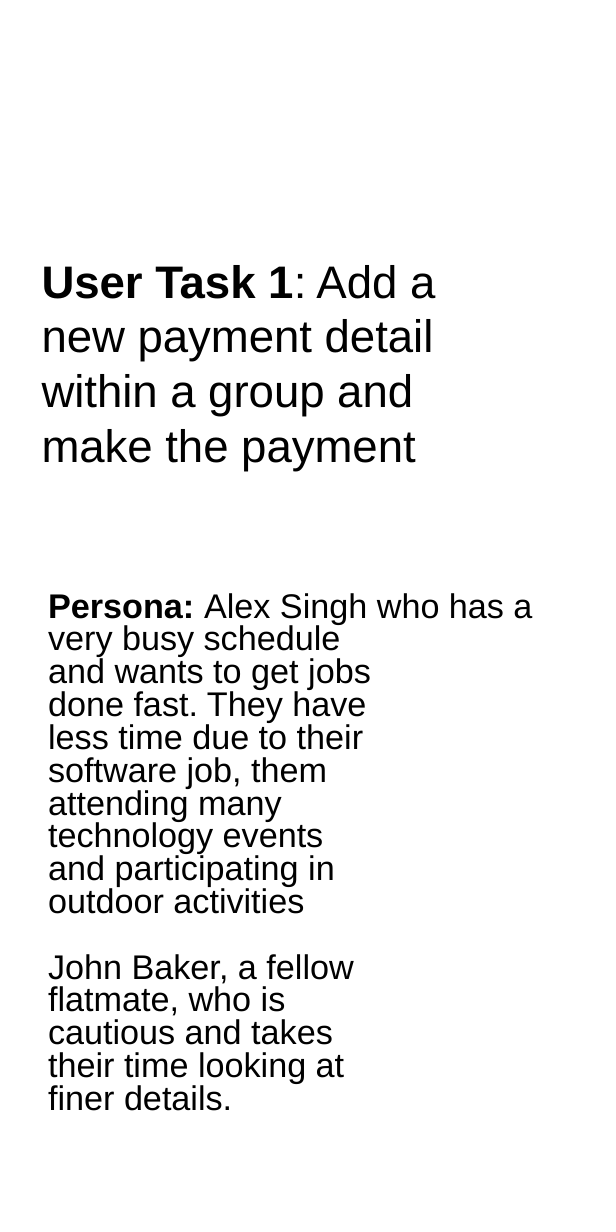
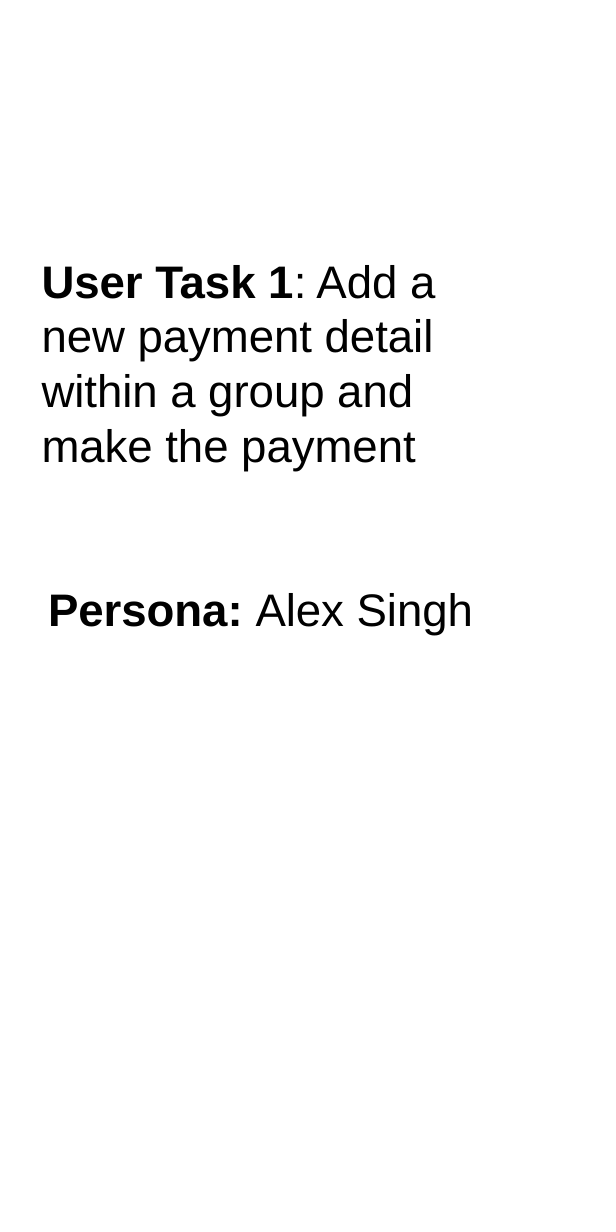
Before and after one commit to SolidCaterpillar/SWEN303-Group-Project-Part-1, a slide deck: slide 1 of Cognitive_Presentations/Cognitive_Walkthrough_PPT_by_Ricky.pptx. Drawn at 616x1232 pixels with LibreOffice and Linux fonts; fonts in the diff are those of the drawing. Boxes give left, top, right and bottom in pixels: in the first picture for what was removed or moved away, otherwise in the second. Text is boxed around its words. In the diff, an @@ line names an element or a change of style, - is before the commit and + after.

```diff
--- a/Cognitive_Presentations/Cognitive_Walkthrough_PPT_by_Ricky.pptx
+++ b/Cognitive_Presentations/Cognitive_Walkthrough_PPT_by_Ricky.pptx
@@ subtitle at bbox=[48, 593, 473, 636]: text changed; size 12 to 16 pt @@
-Persona: Alex Singh who has a
-very busy schedule
-and wants to get jobs
-done fast. They have
-less time due to their
-software job, them
-attending many
-technology events
-and participating in
-outdoor activities
-John Baker, a fellow
-flatmate, who is
-cautious and takes
-their time looking at
-finer details.
+Persona: Alex Singh
```
Also in this commit, not shown: 1 other slide changed, 5 slides added, 18 slides removed.
